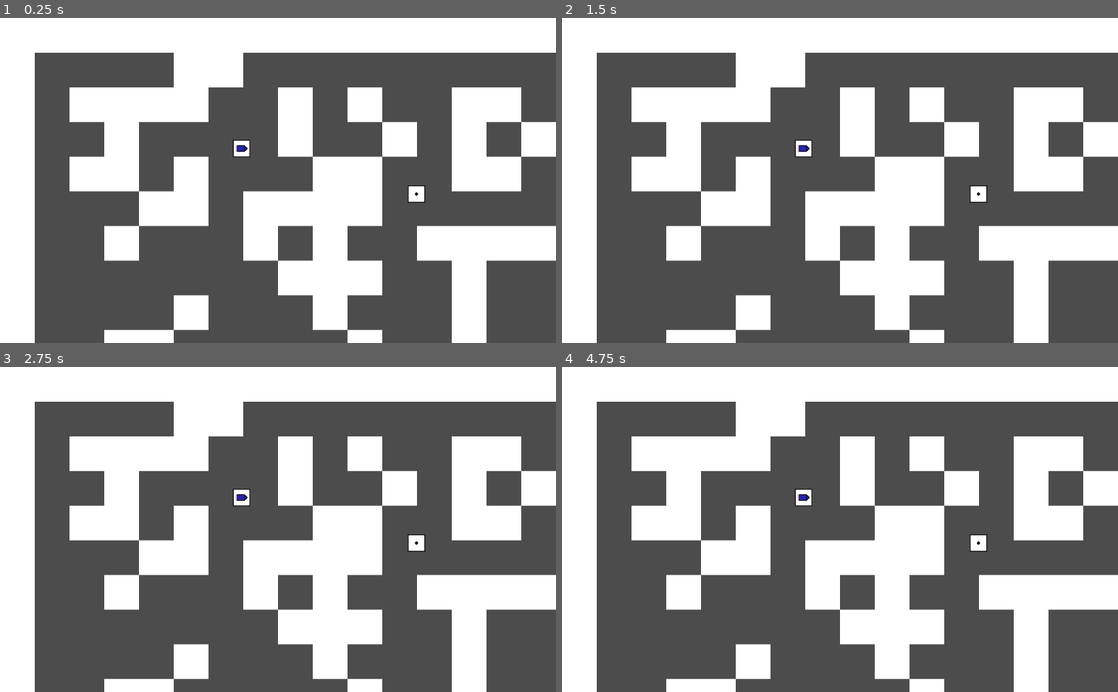
Above: before the commit, frames 1-4 (two rows, left to right).
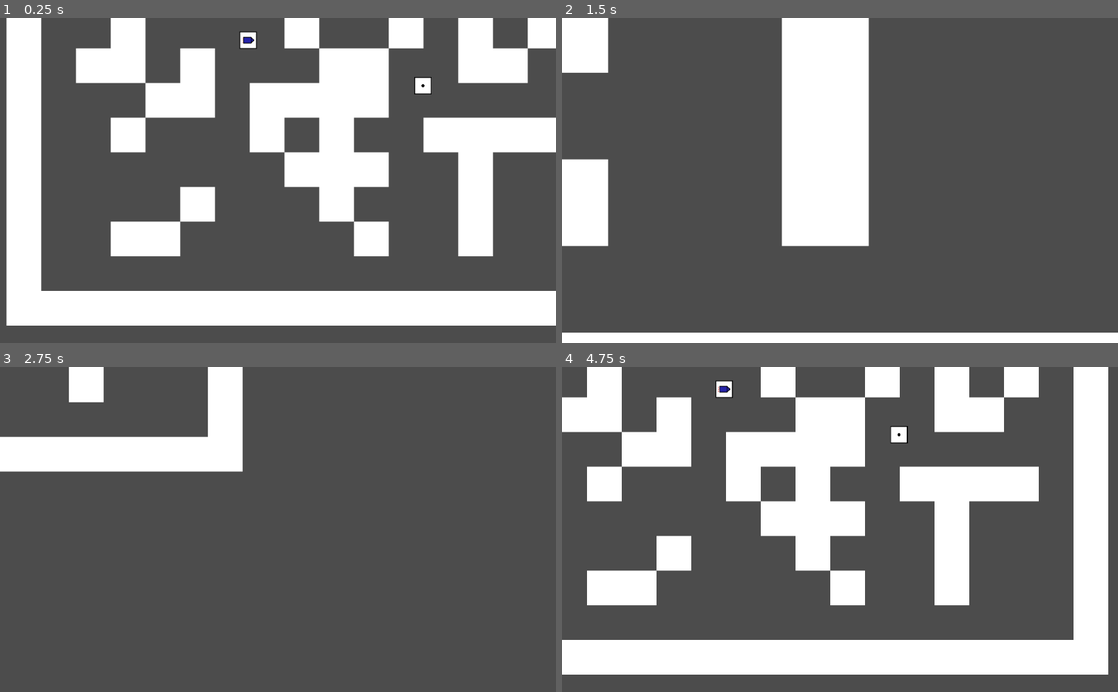
Above: after the commit, the same moments.

Repository: wovri-github/godot_tanks_server
Game: Godot game, scene res://Main/Main.tscn
Same seed, same stepped clock (60 frames per second), same inputs: the game is played once before the commit and once after it.
Inputs (mouse positions are in pixels of both pictures, inside the frame that each line leads up to):
- Up to frame 1 (0.25 s): no input
- Up to frame 2 (1.5 s): tap Enter at 0.5 s; move the mouse to (962, 164) at 0.52 s; press the mouse at (962, 164) at 0.53 s; hold D (right, bound only after the commit) 0.53-1.28 s; tap Mouse wheel up (zoom_in, bound only after the commit) at 0.8, 1.35 s; move the mouse to (728, 196) at 1.27 s; release the mouse at (728, 196) at 1.28 s; hold S (down, bound only after the commit) from 1.28 s (still down)
- Up to frame 3 (2.75 s): tap Mouse wheel down (zoom_out, bound only after the commit) at 1.55, 2.1 s; move the mouse to (333, 458) at 2.02 s; release S (down, bound only after the commit) at 2.03 s; press the mouse at (333, 458) at 2.03 s; hold D (right, bound only after the commit) from 2.03 s (still down)
- Up to frame 4 (4.75 s): move the mouse to (812, 594) at 2.77 s; release D (right, bound only after the commit) at 2.78 s; release the mouse at (812, 594) at 2.78 s; hold W (up, bound only after the commit) 2.78-3.53 s; click (812, 594) at 2.85 s; tap Mouse wheel up (zoom_in, bound only after the commit) at 3.05, 3.6 s; move the mouse to (1006, 578) at 3.52 s; hold A (left, bound only after the commit) from 3.53 s (still down); tap Mouse wheel down (zoom_out, bound only after the commit) at 3.8, 4.35 s; move the mouse to (673, 480) at 4.27 s; click (673, 480) at 4.55 s

The runs differ from the first frame. In frame 1, 46% of the frame differs, in the area x 0-100%, y 0-100%; in frame 2, 46%; in frame 3, 42%; in frame 4, 56%.

Commit message:
Add spectator camera

Diff:
--- a/Main/Main.tscn
+++ b/Main/Main.tscn
@@ -1,7 +1,8 @@
-[gd_scene load_steps=4 format=2]
+[gd_scene load_steps=5 format=2]
 
 [ext_resource path="res://Main/Main.gd" type="Script" id=1]
 [ext_resource path="res://Main/Game/Game.tscn" type="PackedScene" id=2]
+[ext_resource path="res://Spectator/Spectator.tscn" type="PackedScene" id=3]
 
 [sub_resource type="GDScript" id=1]
 script/source = "extends Node
@@ -39,5 +40,8 @@
 [node name="Game" parent="." instance=ExtResource( 2 )]
 unique_name_in_owner = true
 
+[node name="Spectator" parent="Game" instance=ExtResource( 3 )]
+position = Vector2( 500, 500 )
+
 [connection signal="timeout" from="Processing_timer" to="Stance_process" method="_on_Processing_timer_timeout"]
 [connection signal="timeout" from="Processing_timer" to="Game" method="_on_Processing_timer_timeout"]
--- /dev/null
+++ b/Spectator/Spectator.gd
@@ -0,0 +1,37 @@
+extends Camera2D
+
+const ZOOM_SPEED = 0.3
+const MOVE_SPEED = 50
+
+var following = false
+
+func zoom_point(zoom_diff, mouse_position):
+	var viewport_size = get_viewport().size
+	var previous_zoom = zoom
+	zoom += zoom_diff
+	position += ((viewport_size * 0.5) - mouse_position) * (zoom - previous_zoom)
+
+func _unhandled_input(event):
+	if event.is_action_released("zoom_in"):
+		zoom_point(Vector2.ONE * -ZOOM_SPEED, event.position)
+
+	if event.is_action_released("zoom_out"):
+		zoom_point(Vector2.ONE * ZOOM_SPEED, event.position)
+
+	if event.is_action_pressed("left_click"):
+		following = true
+
+	if event.is_action_released("left_click"):
+		following = false
+
+	if event is InputEventMouseMotion and following:
+		position -= event.relative * zoom
+
+func _process(delta):
+	var velocity = Vector2.ZERO
+	velocity.y = int(Input.is_action_pressed("down")) - int(Input.is_action_pressed("up"))
+	velocity.x = int(Input.is_action_pressed("right")) - int(Input.is_action_pressed("left"))
+	if velocity != Vector2.ZERO:
+		$Tween.stop(self, "position")
+		$Tween.interpolate_property(self, "position", position, position + velocity * MOVE_SPEED, 0.1)
+		$Tween.start()
--- /dev/null
+++ b/Spectator/Spectator.tscn
@@ -0,0 +1,9 @@
+[gd_scene load_steps=2 format=2]
+
+[ext_resource path="res://Spectator/Spectator.gd" type="Script" id=1]
+
+[node name="Spectator" type="Camera2D"]
+current = true
+script = ExtResource( 1 )
+
+[node name="Tween" type="Tween" parent="."]
--- a/project.godot
+++ b/project.godot
@@ -48,6 +48,48 @@
 
 common/drop_mouse_on_gui_input_disabled=true
 
+[input]
+
+up={
+"deadzone": 0.5,
+"events": [ Object(InputEventKey,"resource_local_to_scene":false,"resource_name":"","device":0,"alt":false,"shift":false,"control":false,"meta":false,"command":false,"pressed":false,"scancode":87,"physical_scancode":0,"unicode":0,"echo":false,"script":null)
+, Object(InputEventKey,"resource_local_to_scene":false,"resource_name":"","device":0,"alt":false,"shift":false,"control":false,"meta":false,"command":false,"pressed":false,"scancode":16777232,"physical_scancode":0,"unicode":0,"echo":false,"script":null)
+ ]
+}
+down={
+"deadzone": 0.5,
+"events": [ Object(InputEventKey,"resource_local_to_scene":false,"resource_name":"","device":0,"alt":false,"shift":false,"control":false,"meta":false,"command":false,"pressed":false,"scancode":83,"physical_scancode":0,"unicode":0,"echo":false,"script":null)
+, Object(InputEventKey,"resource_local_to_scene":false,"resource_name":"","device":0,"alt":false,"shift":false,"control":false,"meta":false,"command":false,"pressed":false,"scancode":16777234,"physical_scancode":0,"unicode":0,"echo":false,"script":null)
+ ]
+}
+left={
+"deadzone": 0.5,
+"events": [ Object(InputEventKey,"resource_local_to_scene":false,"resource_name":"","device":0,"alt":false,"shift":false,"control":false,"meta":false,"command":false,"pressed":false,"scancode":65,"physical_scancode":0,"unicode":0,"echo":false,"script":null)
+, Object(InputEventKey,"resource_local_to_scene":false,"resource_name":"","device":0,"alt":false,"shift":false,"control":false,"meta":false,"command":false,"pressed":false,"scancode":16777231,"physical_scancode":0,"unicode":0,"echo":false,"script":null)
+ ]
+}
+right={
+"deadzone": 0.5,
+"events": [ Object(InputEventKey,"resource_local_to_scene":false,"resource_name":"","device":0,"alt":false,"shift":false,"control":false,"meta":false,"command":false,"pressed":false,"scancode":68,"physical_scancode":0,"unicode":0,"echo":false,"script":null)
+, Object(InputEventKey,"resource_local_to_scene":false,"resource_name":"","device":0,"alt":false,"shift":false,"control":false,"meta":false,"command":false,"pressed":false,"scancode":16777233,"physical_scancode":0,"unicode":0,"echo":false,"script":null)
+ ]
+}
+zoom_in={
+"deadzone": 0.5,
+"events": [ Object(InputEventMouseButton,"resource_local_to_scene":false,"resource_name":"","device":-1,"alt":false,"shift":false,"control":false,"meta":false,"command":false,"button_mask":0,"position":Vector2( 0, 0 ),"global_position":Vector2( 0, 0 ),"factor":1.0,"button_index":4,"pressed":false,"doubleclick":false,"script":null)
+ ]
+}
+zoom_out={
+"deadzone": 0.5,
+"events": [ Object(InputEventMouseButton,"resource_local_to_scene":false,"resource_name":"","device":-1,"alt":false,"shift":false,"control":false,"meta":false,"command":false,"button_mask":0,"position":Vector2( 0, 0 ),"global_position":Vector2( 0, 0 ),"factor":1.0,"button_index":5,"pressed":false,"doubleclick":false,"script":null)
+ ]
+}
+left_click={
+"deadzone": 0.5,
+"events": [ Object(InputEventMouseButton,"resource_local_to_scene":false,"resource_name":"","device":-1,"alt":false,"shift":false,"control":false,"meta":false,"command":false,"button_mask":0,"position":Vector2( 0, 0 ),"global_position":Vector2( 0, 0 ),"factor":1.0,"button_index":1,"pressed":false,"doubleclick":false,"script":null)
+ ]
+}
+
 [layer_names]
 
 2d_physics/layer_1="player"
